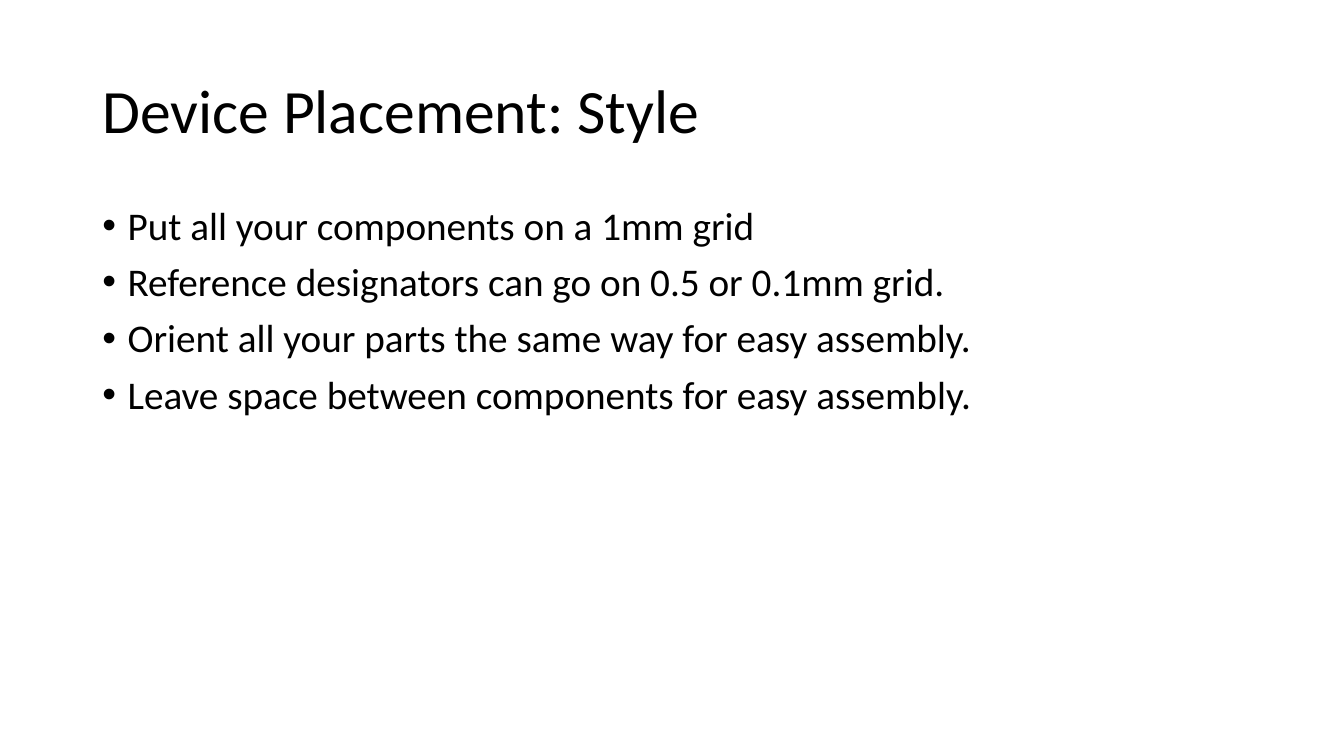
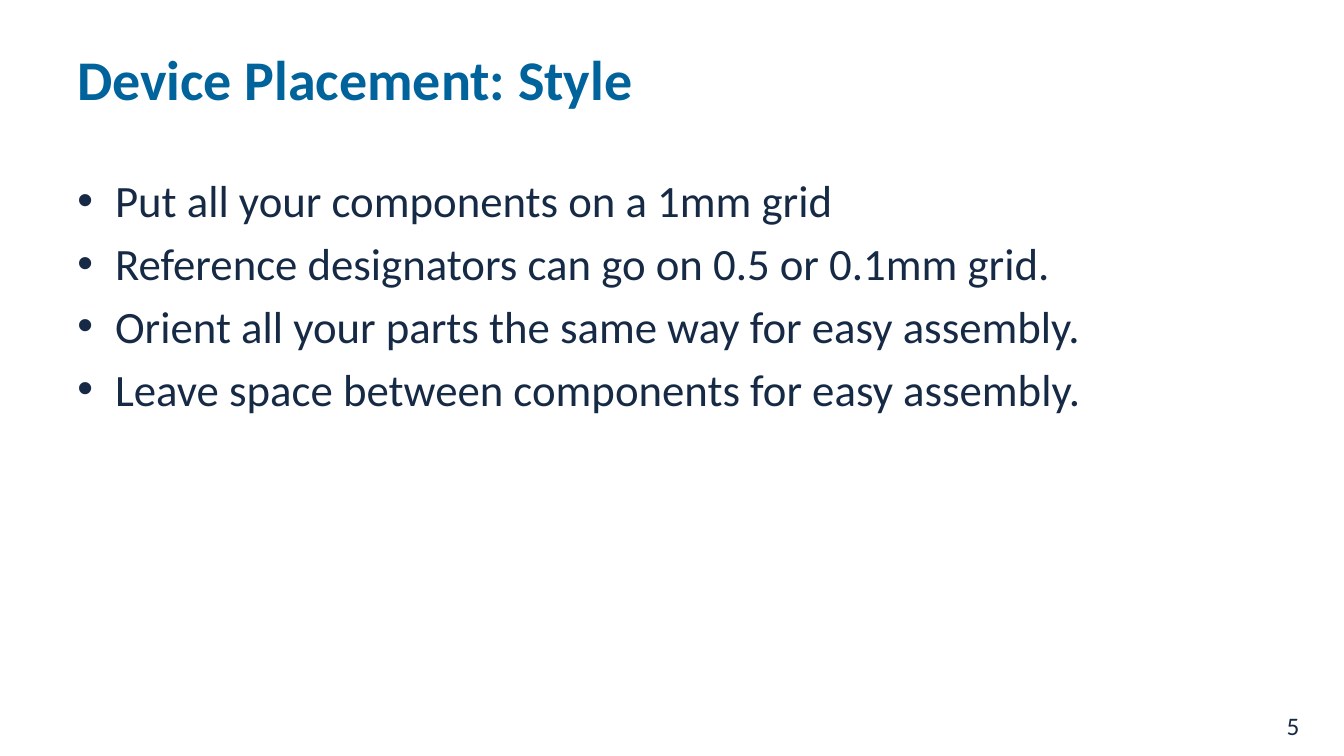
Before and after one commit to NVSL/QuadClass-Resources, a slide deck: slide 5 of labs/Laying-Out-The-Board/Laying-Out-The-Board.pptx. Drawn at 1344x756 pixels with LibreOffice and Linux fonts; fonts in the diff are those of the drawing; background and template pictures are left out. Boxes give left, top, right and bottom in pixels: in the first picture for what was removed or moved away, otherwise in the second. Text is boxed around its words. In the diff, an @@ line names an element or a change of style, - is before the commit and + after.

```diff
--- a/labs/Laying-Out-The-Board/Laying-Out-The-Board.pptx
+++ b/labs/Laying-Out-The-Board/Laying-Out-The-Board.pptx
@@ title "Device Placement: Style" moved from (x1=102, y1=90, x2=699, y2=143) to (x1=77, y1=60, x2=632, y2=109) @@
@@ title "Device Placement: Style" at (x1=77, y1=60, x2=632, y2=109): size 44 to 40 pt, text colour #000000 to #01639C, bold on; line spacing 0.9 to 1 @@
@@ text "Put all your components on ..." moved from (x1=128, y1=212, x2=971, y2=416) to (x1=115, y1=186, x2=1080, y2=414) @@
@@ text "Put all your components on ..." at (x1=115, y1=186, x2=1080, y2=414): size 28 to 32 pt, text colour #000000 to #162A46; indent changed; line spacing 0.9 to 1; less space between paragraphs @@
@@ page number added at (x1=1287, y1=718, x2=1300, y2=735), 18 pt, text #162A46 @@
+5
```
Also in this commit, not shown: 29 other slides changed, 7 other files.
